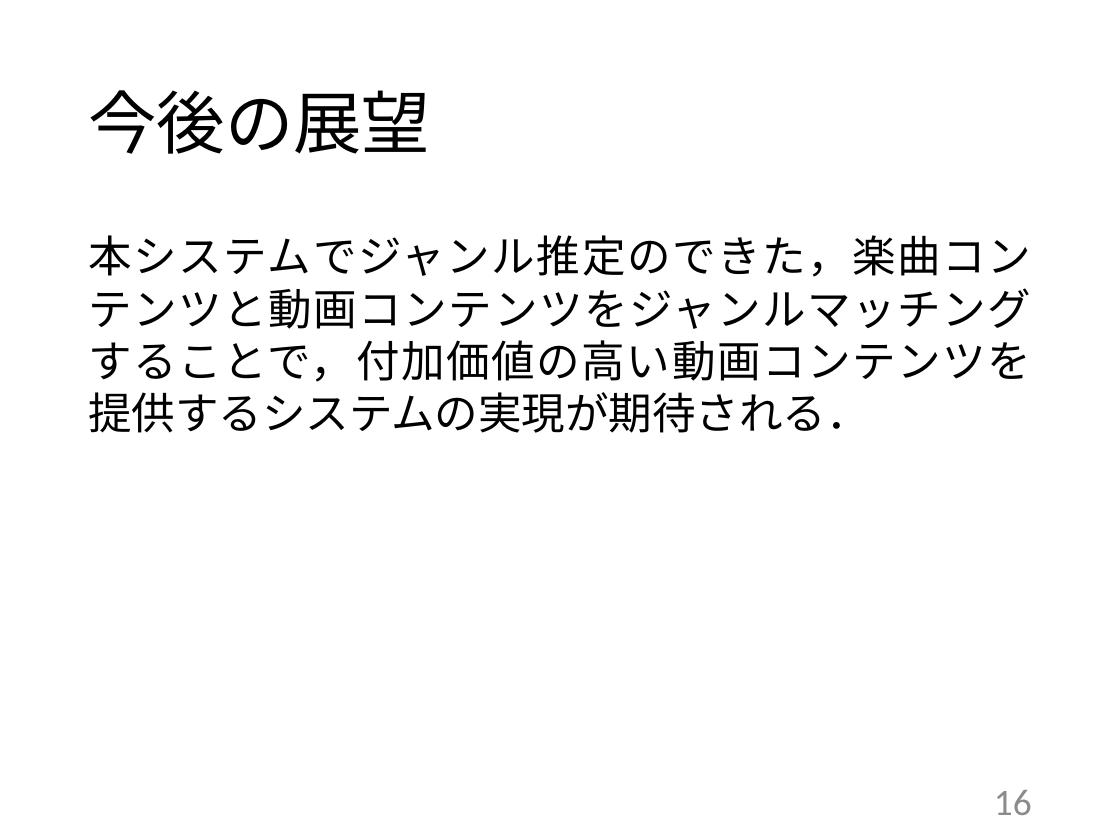
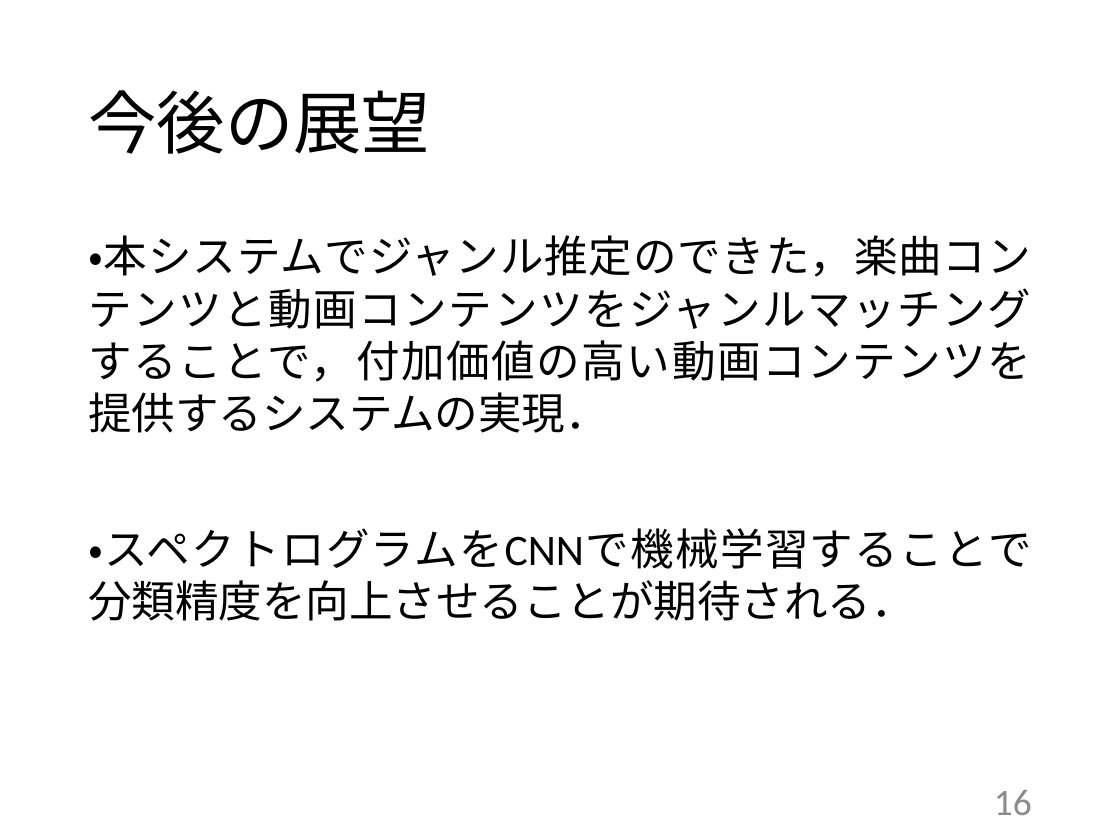
Before and after one commit to kait-takanolab/1821144-yoshii-thesis, a slide deck: slide 16 of 発表用スライド/1821144_卒研発表.pptx. Drawn at 1120x840 pixels with LibreOffice and Linux fonts; fonts in the diff are those of the drawing. Boxes give left, top, right and bottom in pixels: in the first picture for what was removed or moved away, otherwise in the second. Text is boxed around its words. In the diff, an @@ line names an element or a change of style, - is before the commit and + after.

```diff
--- a/発表用スライド/1821144_卒研発表.pptx
+++ b/発表用スライド/1821144_卒研発表.pptx
@@ text at (x1=88, y1=235, x2=1031, y2=569): text changed @@
-本システムでジャンル推定のできた，楽曲コンテンツと動画コンテンツをジャンルマッチングすることで，付加価値の高い動画コンテンツを提供するシステムの実現が期待される．
+・本システムでジャンル推定のできた，楽曲コンテンツと動画コンテンツをジャンルマッチングすることで，付加価値の高い動画コンテンツを提供するシステムの実現．
+・スペクトログラムをCNNで機械学習することで分類精度を向上させることが期待される．
```
Also in this commit, not shown: 10 other slides changed, 1 other file.
